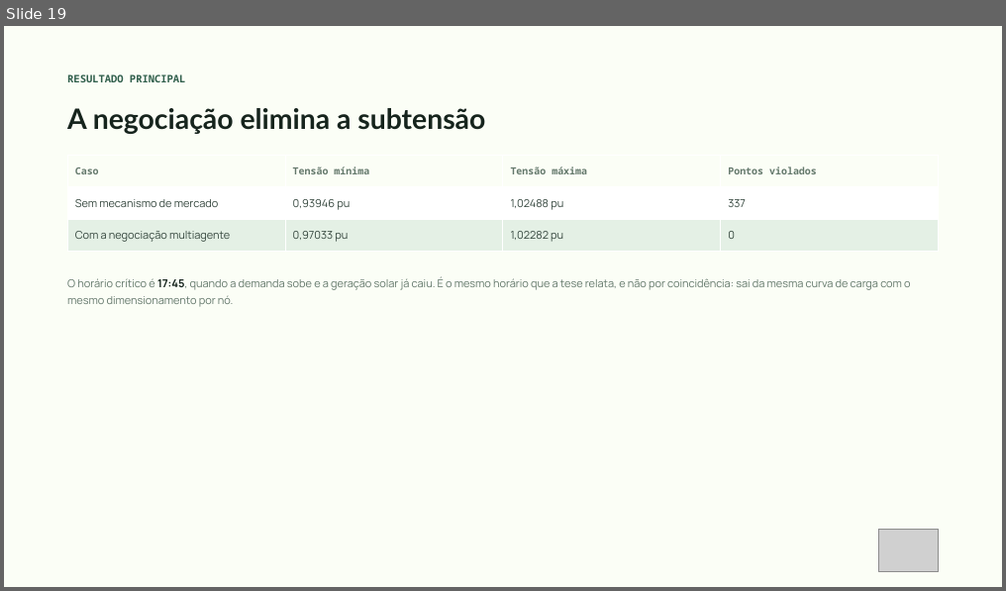
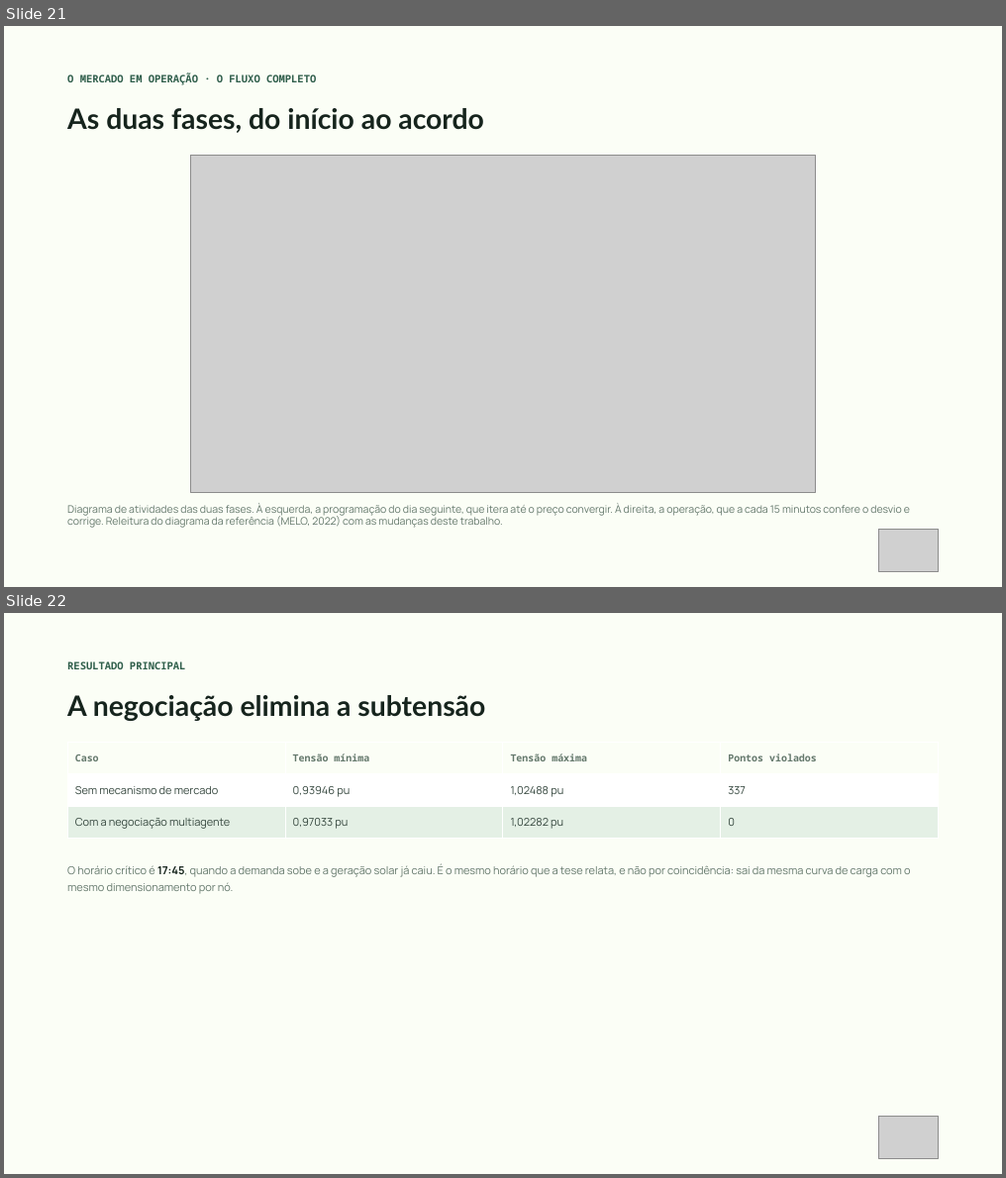
Before and after one commit to douglas-fdbs/co-simulation-opentes, a slide deck: docs/apresentacao_mercado.pptx. Shown one above the other, each under a label of ours: slide 19 before the commit, slides 21 and 22 after it. The pictures are 1006x591 and 1006x1178 pixels, drawn with LibreOffice and Linux fonts; fonts in the diff are those of the drawing; grey boxes stand for pictures. Boxes give left, top, right and bottom in pixels: in the first picture for what was removed or moved away, otherwise in the second. Text is boxed around its words. In the diff, an @@ line names an element or a change of style, - is before the commit and + after.

```diff
--- a/docs/apresentacao_mercado.pptx
+++ b/docs/apresentacao_mercado.pptx
@@ slide 21 added at [4,26,1002,587], background #FBFEF6 @@
@@ text added at [67,73,316,85], 10 pt, text #2F5E4B, bold @@
+O MERCADO EM OPERAÇÃO · O FLUXO COMPLETO
@@ text added at [67,108,484,133], 27 pt, text #16241D, bold @@
+As duas fases, do início ao acordo
@@ picture added at [191,155,816,492] @@
@@ text added at [67,503,910,528], 10 pt, text #64786C @@
+Diagrama de atividades das duas fases. À esquerda, a programação do dia seguinte, que itera até o preço convergir. À direita, a operação, que a cada 15 minutos confere o desvio e corrige. Releitura do diagrama da referência (MELO, 2022) com as mudanças deste trabalho.
@@ picture added at [878,529,939,571] @@
@@ what was slide 19 is now slide 22 @@
```
Also in this commit, not shown: 16 slides changed, 7 other slides added, 3 slides removed, 12 other files.
